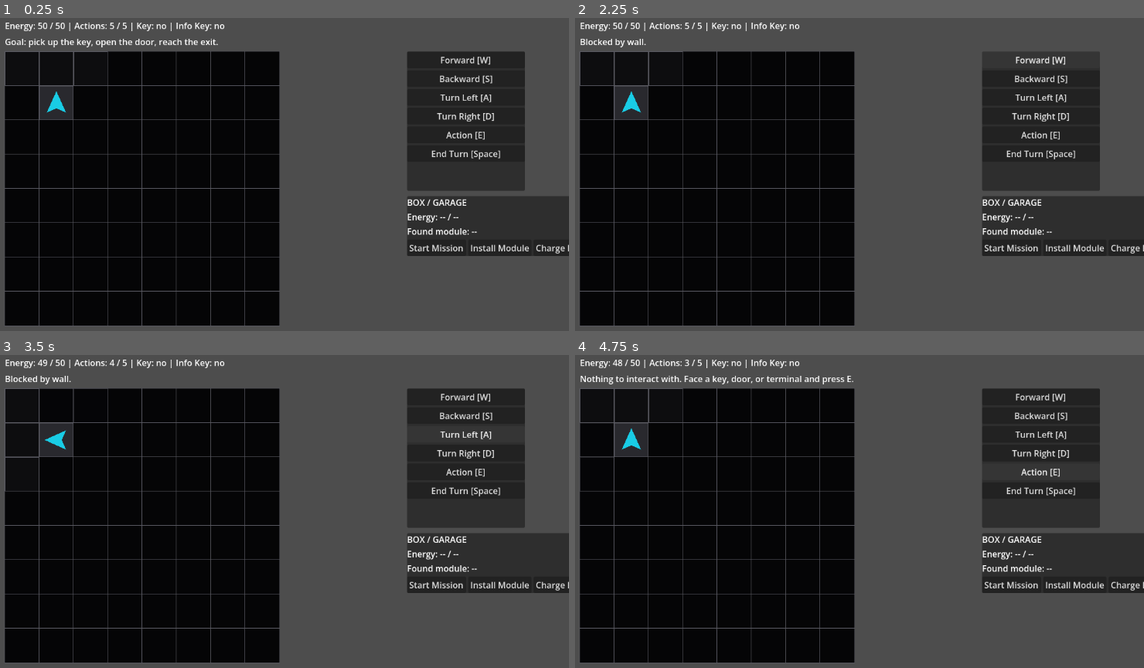
Above: before the commit, frames 1-4 (two rows, left to right).
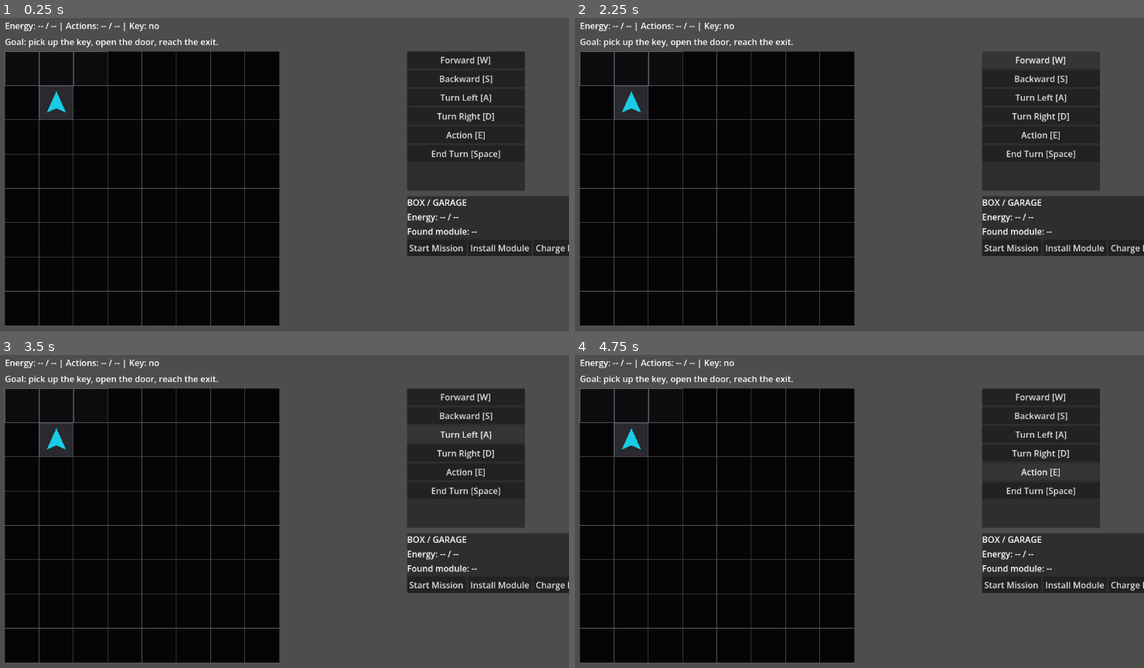
Above: after the commit, the same moments.

Repository: JUSTConnect/bibop
Game: Godot game, scene res://scenes/main.tscn
Two runs of this game, one before a commit and one after it. Both use one fixed random seed, a clock stepped at 60 frames per second and the inputs below.
Inputs:
- Up to frame 1 (0.25 s): no input
- Up to frame 2 (2.25 s): click "Start Mission" at 0.5 s; click "Start Mission" at 1.25 s; click "Forward [W]" at 2 s
- Up to frame 3 (3.5 s): click "Turn Left [A]" at 2.75 s
- Up to frame 4 (4.75 s): click "Turn Right [D]" at 3.5 s; click "Action [E]" at 4.25 s

The runs differ from the first frame. In frame 1, 0.4% of the frame differs, in the area x 6-40%, y 1-5%; in frame 2, 0.7%; in frame 3, 0.9%; in frame 4, 1.0%, in the area x 0-49%, y 1-44%.
Error after the commit: Trying to assign value of type 'Node2D' to a variable of type 'Control'. (res://scripts/ui/game_ui.gd:9)

Commit message:
Update game_ui.gd

Diff:
--- a/scripts/ui/game_ui.gd
+++ b/scripts/ui/game_ui.gd
@@ -6,6 +6,7 @@
 @onready var status_label: Label = $StatusLabel
 @onready var hint_label: Label = $HintLabel
 @onready var command_panel: PanelContainer = $CommandPanel
+@onready var box_screen: Control = $BoxScreen
 
 @onready var move_forward_button: Button = $CommandPanel/CommandList/MoveForwardButton
 @onready var move_backward_button: Button = $CommandPanel/CommandList/MoveBackwardButton
@@ -18,8 +19,12 @@
 	status_label.position = Vector2(100, 20)
 	hint_label.position = Vector2(100, 50)
 	hint_label.text = "Goal: pick up the key, open the door, reach the exit."
+
 	command_panel.position = Vector2(850, 80)
 	command_panel.custom_minimum_size = Vector2(220, 260)
+
+	box_screen.visible = false
+	command_panel.visible = true
 
 	move_forward_button.focus_mode = Control.FOCUS_NONE
 	move_backward_button.focus_mode = Control.FOCUS_NONE
@@ -37,7 +42,16 @@
 
 	bipob.status_changed.connect(update_status)
 	bipob.hint_requested.connect(show_hint)
+	bipob.mission_completed.connect(show_box_screen)
+
 	update_status()
+func show_box_screen() -> void:
+	box_screen.visible = true
+	command_panel.visible = false
+	update_box_status()
+
+func update_box_status() -> void:
+	print("Box screen opened.")
 
 func show_hint(message: String) -> void:
 	hint_label.text = message
